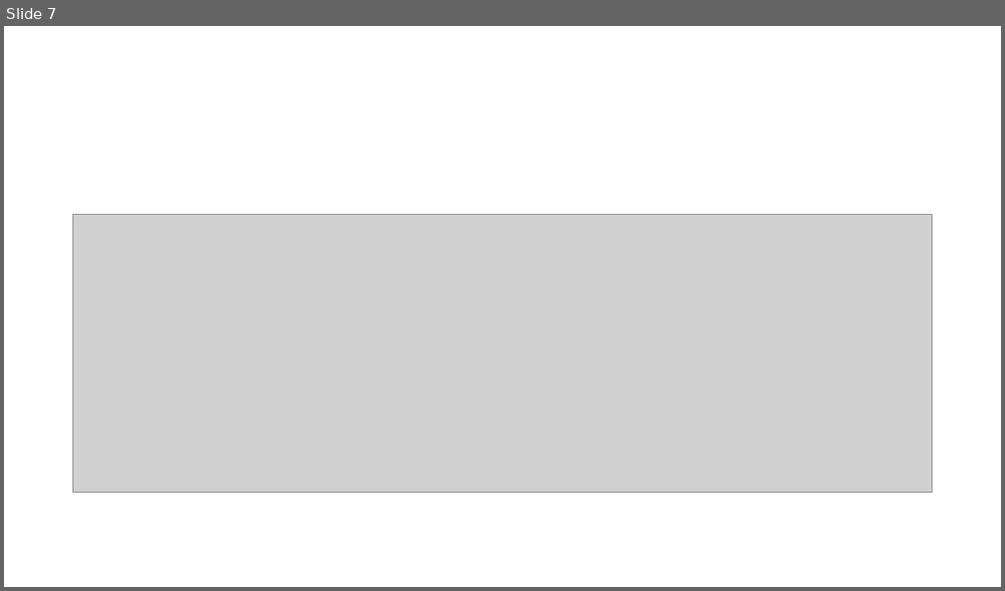
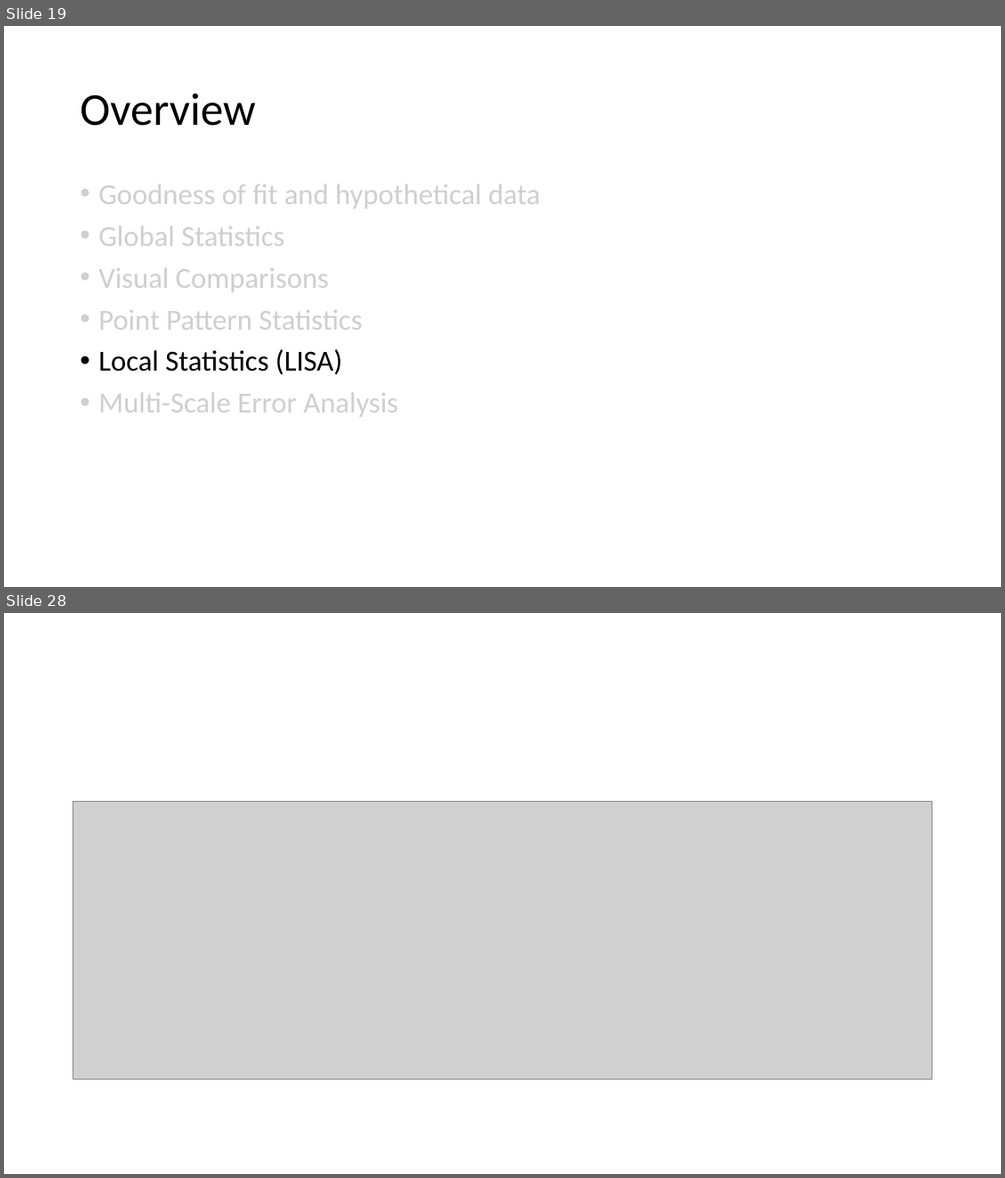
Before and after one commit to abmgis/abmgis, a slide deck: Chapter09-SpatialStatistics/Chapter9.pptx. Shown one above the other, each under a label of ours: slide 7 before the commit, slides 19 and 28 after it; the slides between them are not shown. The pictures are 1005x591 and 1005x1178 pixels, drawn with LibreOffice and Linux fonts; fonts in the diff are those of the drawing; grey boxes stand for pictures. Boxes give left, top, right and bottom in pixels: in the first picture for what was removed or moved away, otherwise in the second. Text is boxed around its words. In the diff, an @@ line names an element or a change of style, - is before the commit and + after.

```diff
--- a/Chapter09-SpatialStatistics/Chapter9.pptx
+++ b/Chapter09-SpatialStatistics/Chapter9.pptx
@@ slide 19 added at bbox=[4, 26, 1001, 587], background #FFFFFF @@
@@ title added at bbox=[80, 93, 255, 126], 44 pt, text #000000 @@
+Overview
@@ text added at bbox=[98, 184, 541, 417], 28 pt, text #D0CECE @@
+• Goodness of fit and hypothetical data
+• Global Statistics
+• Visual Comparisons
+• Point Pattern Statistics
+• Local Statistics (LISA)
+• Multi-Scale Error Analysis
@@ what was slide 7 is now slide 28 @@
```
Also in this commit, not shown: 3 slides changed, 21 other slides added, 9 other files.
